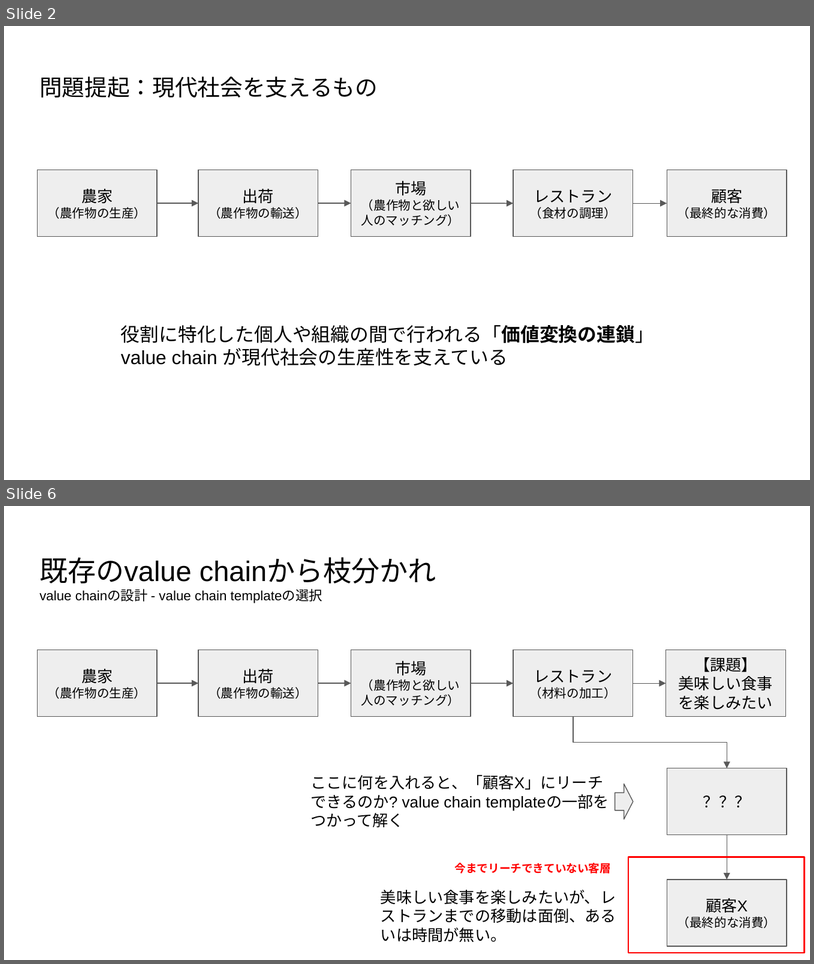
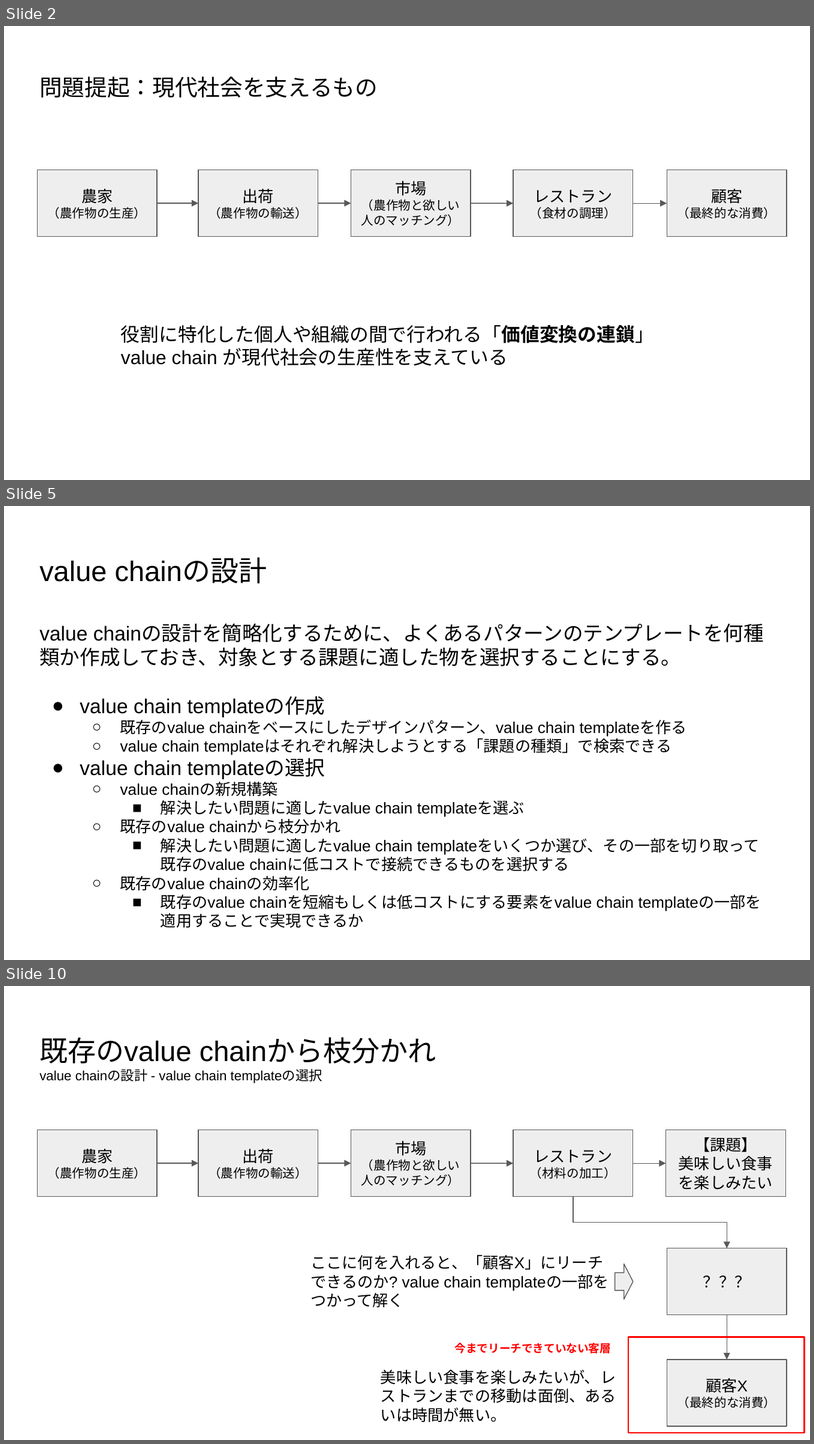
Before and after one commit to urashin/self-organized-value-chain, a slide deck: docs/base-idea/self-organizing-value-chain.pptx. Shown one above the other, each under a label of ours: slides 2 and 6 before the commit, slides 2, 5 and 10 after it; the slides between them are not shown. The pictures are 814x964 and 814x1444 pixels, drawn with LibreOffice and Linux fonts; fonts in the diff are those of the drawing. Boxes give left, top, right and bottom in pixels: in the first picture for what was removed or moved away, otherwise in the second. Text is boxed around its words. In the diff, an @@ line names an element or a change of style, - is before the commit and + after.

```diff
--- a/docs/base-idea/self-organizing-value-chain.pptx
+++ b/docs/base-idea/self-organizing-value-chain.pptx
@@ slide 5 added at [4,506,810,960], background #FFFFFF @@
@@ title added at [39,559,267,583], 25.2 pt, text #000000 @@
+value chainの設計
@@ text added at [39,624,764,909], 14 pt, text #000000 @@
+value chainの設計を簡略化するために、よくあるパターンのテンプレートを何種類か作成しておき、対象とする課題に適した物を選択することにする。
+● value chain templateの作成
+  ○ 既存のvalue chainをベースにしたデザインパターン、value chain templateを作る
+  ○ value chain templateはそれぞれ解決しようとする「課題の種類」で検索できる
+● value chain templateの選択
+  ○ value chainの新規構築
+    ■ 解決したい問題に適したvalue chain templateを選ぶ
+  ○ 既存のvalue chainから枝分かれ
+    ■ 解決したい問題に適したvalue chain templateをいくつか選び、その一部を切り取って既存のvalue chainに低コストで接続できるものを選択する
+  ○ 既存のvalue chainの効率化
+    ■ 既存のvalue chainを短縮もしくは低コストにする要素をvalue chain templateの一部を適用することで実現できるか
@@ what was slide 6 is now slide 10 @@
```
Also in this commit, not shown: 5 slides changed, 5 other slides added, 1 other file.
